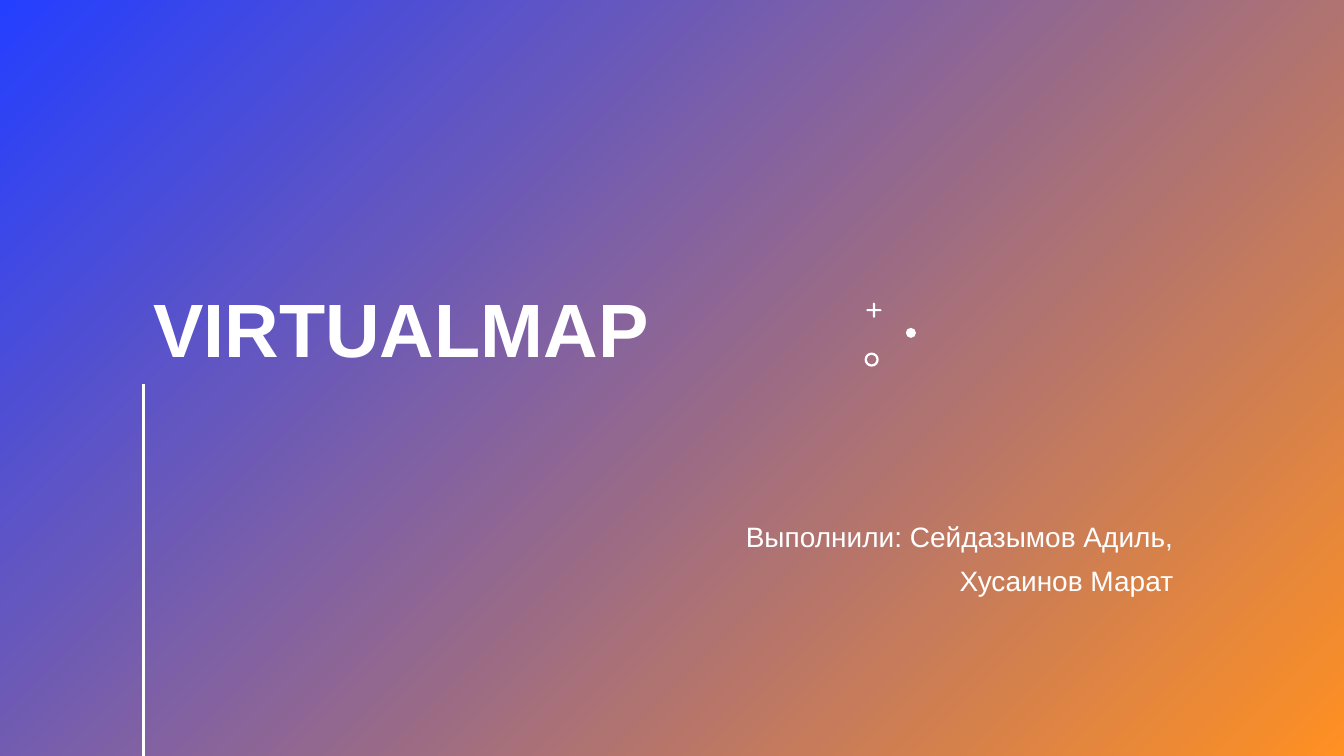
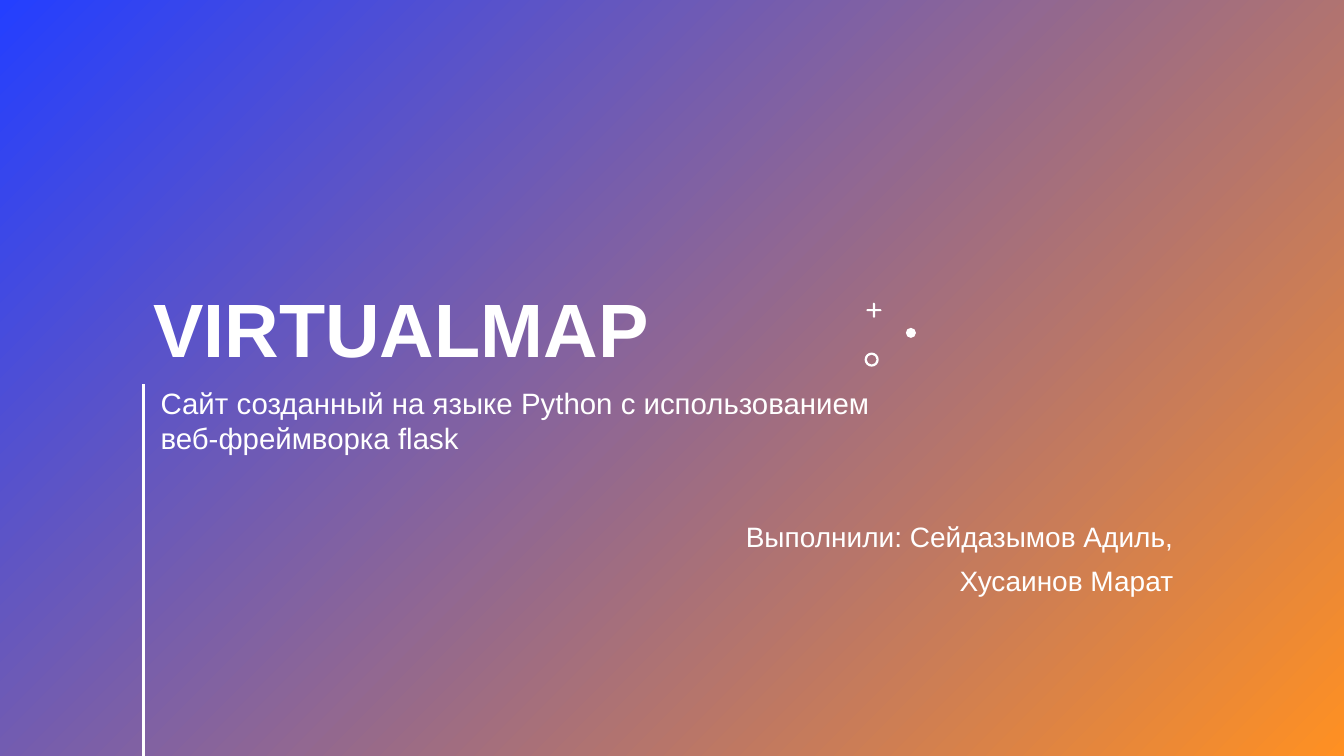
Before and after one commit to Dzhuks/virtualmap, a slide deck: slide 1 of documentation/VirtualMap.pptx. Drawn at 1344x756 pixels with LibreOffice and Linux fonts; fonts in the diff are those of the drawing. Boxes give left, top, right and bottom in pixels: in the first picture for what was removed or moved away, otherwise in the second. Text is boxed around its words. In the diff, an @@ line names an element or a change of style, - is before the commit and + after.

```diff
--- a/documentation/VirtualMap.pptx
+++ b/documentation/VirtualMap.pptx
@@ text added at <box>161,392,870,455</box>, 21 pt, text #FFFFFF @@
+Сайт созданный на языке Python с использованием веб-фреймворка flask
```
Also in this commit, not shown: 3 other slides changed, 1 slide added.
